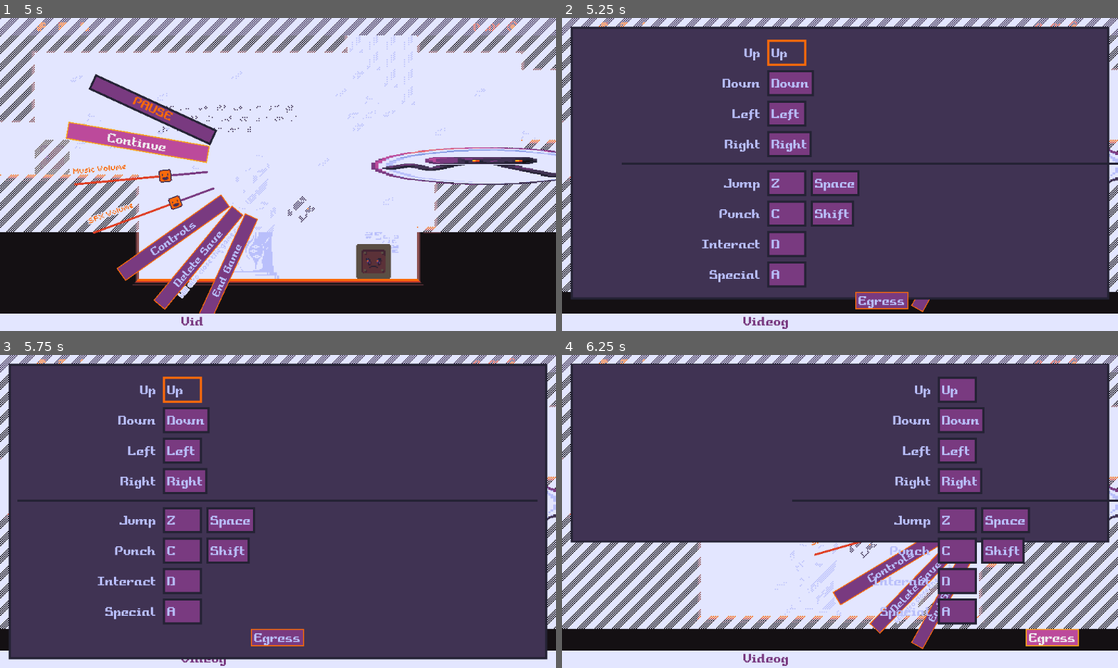
Above: before the commit, frames 1-4 (two rows, left to right).
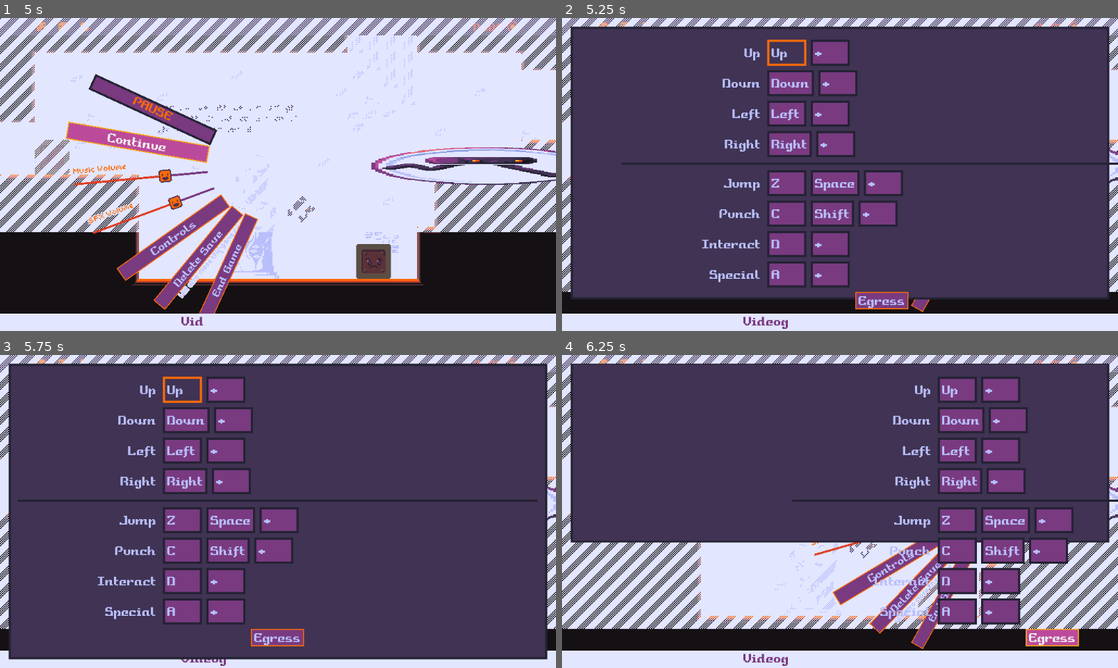
Above: after the commit, the same moments.

Repository: yokcos/omnigon
Game: Godot game, scene res://ui/intro.tscn
Two runs of this game, one before a commit and one after it. Both use one fixed random seed, a clock stepped at 60 frames per second and the inputs below.
Inputs (mouse positions are in pixels of both pictures, inside the frame that each line leads up to):
- Up to frame 1 (5 s): tap Enter (ui_accept) at 0.5, 1.25, 1.55, 2, 4.55 s; move the mouse to (400, 158) at 0.52 s; hold D (interact) 0.53-1.28 s; hold Right (move_right) 0.53-2.03 s; click (400, 158) at 0.67 s; tap Z (jump) at 0.77, 1.52, 3.02, 4.52 s; tap A (shift) at 0.8, 1.35, 3.05 s; move the mouse to (166, 190) at 1.27 s; click (166, 190) at 1.42 s; move the mouse to (333, 105) at 2.02 s; hold Left (move_left) 2.03-2.78 s; hold Enter (ui_accept) 2.03-2.78 s; click (333, 105) at 2.17 s; tap D (interact) at 2.3 s; move the mouse to (250, 237) at 2.77 s; hold Right (move_right) 2.78-3.5 s; tap C (attack) at 2.85 s; click (250, 237) at 2.92 s; click "Oh okay" at 3.5 s; move the mouse to (444, 221) at 4.27 s; hold Right (move_right) from 4.28 s (still down); hold D (interact) from 4.28 s (still down); click (444, 221) at 4.42 s; tap Escape (ui_cancel) at 4.9 s
- Up to frame 2 (5.25 s): release Right (move_right) at 5 s; release D (interact) at 5 s; click "End Game" at 5 s
- Up to frame 3 (5.75 s): no input
- Up to frame 4 (6.25 s): click "Egress" at 5.75 s

Frame 1 is identical in both runs. In frame 2, 4.5% of the frame differs, in the area x 44-62%, y 6-86%; in frame 3, 4.5%; in frame 4, 4.6%, in the area x 75-92%, y 6-87%.

Commit message:
controls are now rebindable in a better way

Diff:
--- a/project.godot
+++ b/project.godot
@@ -248,6 +248,11 @@
 "events": [ Object(InputEventKey,"resource_local_to_scene":false,"resource_name":"","device":0,"alt":false,"shift":false,"control":false,"meta":false,"command":false,"pressed":false,"scancode":16777218,"physical_scancode":0,"unicode":0,"echo":false,"script":null)
  ]
 }
+ui_backspace={
+"deadzone": 0.5,
+"events": [ Object(InputEventKey,"resource_local_to_scene":false,"resource_name":"","device":0,"alt":false,"shift":false,"control":false,"meta":false,"command":false,"pressed":false,"scancode":16777220,"physical_scancode":0,"unicode":0,"echo":false,"script":null)
+ ]
+}
 
 [layer_names]
 
--- a/ui/controls/control_input.gd
+++ b/ui/controls/control_input.gd
@@ -10,6 +10,12 @@
 var pan_selected = preload("res://misc/selected_panel.tres")
 var pan_unselected = preload("res://misc/unselected_panel.tres")
 
+var txt_normal = "ESC to cancel, BACKSPACE to remove"
+var txt_limited = "ESC to cancel"
+
+
+signal created
+
 
 func _ready() -> void:
 	connect("focus_exited", self, "_on_focus_lost")
@@ -20,16 +26,22 @@
 		if selecting:
 			if event.is_action_pressed("ui_cancel"):
 				unselect()
-			if event is InputEventKey and event.pressed:
+			elif event.is_action_pressed("ui_backspace") and input and count_inputs() > 1:
+				inject_into_action(null)
+				queue_free()
+			elif event is InputEventKey and event.pressed:
+				if input == null:
+					emit_signal("created")
 				inject_into_action(event)
 				set_input(event)
 				unselect()
 		else:
 			if event.is_action_pressed("ui_accept"):
 				select()
-			if event is InputEventMouseButton and had_focus:
-				if event.button_index == BUTTON_LEFT and event.pressed:
-					select()
+
+	if event is InputEventMouseButton and event.pressed and event.button_index == BUTTON_LEFT:
+		if event.button_index == BUTTON_LEFT and event.pressed:
+			select()
 
 	had_focus = has_focus()
 
@@ -45,7 +57,8 @@
 		for i in range(pos, inputs.size()):
 			InputMap.action_erase_event(action, inputs[i])
 
-		InputMap.action_add_event(action, event)
+		if event:
+			InputMap.action_add_event(action, event)
 
 		for i in range(pos+1, inputs.size()):
 			InputMap.action_add_event(action, inputs[i])
@@ -55,20 +68,39 @@
 func unselect():
 	selecting = false
 	set_input(input)
+	$cover.hide()
 
 func select():
+	if input and count_inputs() > 1:
+		$cover/guide.text = txt_normal
+	else:
+		$cover/guide.text = txt_limited
+
 	selecting = true
-	$text.text = "PRESS!"
+	set_text( "PRESS!" )
+	$cover.show()
+
+func set_text(what: String):
+	$text.text = what
 
 func get_text():
 	return $text.text
 
 
+func count_inputs() -> int:
+	var inputs: Array = []
+	for i in InputMap.get_action_list(action):
+		if i is InputEventKey:
+			inputs.append(i)
+	return inputs.size()
+
 func set_input(what: InputEvent):
 	input = what
 
-	if what is InputEventKey:
-		$text.text = OS.get_scancode_string(what.scancode)
+	if what == null:
+		set_text("+")
+	elif what is InputEventKey:
+		set_text( OS.get_scancode_string(what.scancode) )
 
 func _on_focus_grabbed():
 	add_stylebox_override("panel", pan_selected)
--- a/ui/controls/control_input.tscn
+++ b/ui/controls/control_input.tscn
@@ -1,6 +1,7 @@
-[gd_scene load_steps=3 format=2]
+[gd_scene load_steps=4 format=2]
 
 [ext_resource path="res://ui/controls/control_input.gd" type="Script" id=1]
+[ext_resource path="res://misc/fnt_tiny_outline.tres" type="DynamicFont" id=2]
 
 [sub_resource type="StyleBoxFlat" id=1]
 bg_color = Color( 0.47451, 0.227451, 0.501961, 1 )
@@ -26,3 +27,25 @@
 margin_right = 30.0
 margin_bottom = 19.0
 focus_mode = 1
+
+[node name="cover" type="Control" parent="."]
+visible = false
+margin_left = 2.0
+margin_top = 2.0
+margin_right = 30.0
+margin_bottom = 22.0
+
+[node name="guide" type="Label" parent="cover"]
+anchor_left = 0.5
+anchor_right = 0.5
+margin_left = -88.0
+margin_top = -18.0
+margin_right = 80.0
+margin_bottom = -2.0
+grow_horizontal = 2
+custom_colors/font_color = Color( 0.980392, 0.415686, 0.0392157, 1 )
+custom_colors/font_outline_modulate = Color( 0.25098, 0.2, 0.32549, 1 )
+custom_fonts/font = ExtResource( 2 )
+text = "ESC to cancel, BACKSPACE to remove"
+align = 1
+valign = 1
--- a/ui/controls/control_list.gd
+++ b/ui/controls/control_list.gd
@@ -4,6 +4,9 @@
 export var action : String = "" setget set_action
 
 const obj_button = preload("res://ui/controls/control_input.tscn")
+
+
+signal list_changed
 
 
 func _ready() -> void:
@@ -18,10 +21,27 @@
 	new_label.rect_min_size.x = 128
 	add_child(new_label)
 
-func cull_list():
+func add_extra_button():
+	var new_button = obj_button.instance()
+
+	new_button.action = action
+	new_button.position = InputMap.get_action_list(action).size()
+	new_button.set_text("+")
+	new_button.connect("created", self, "_on_button_created")
+	new_button.connect("tree_exited", self, "_on_button_slain")
+
+	add_child(new_button)
+
+func rejiggle_list():
+	var items: Array = []
+
 	for i in get_children():
-		if i is Button:
-			i.queue_free()
+		if i is PanelContainer:
+			items.append(i)
+
+	for i in range(items.size()):
+		var this_item = items[i]
+		this_item.position = i
 
 func populate_list():
 	var actions = InputMap.get_action_list(action)
@@ -35,9 +55,23 @@
 			new_button.action = action
 			new_button.input = current_input
 			new_button.position = i
+			new_button.connect("created", self, "_on_button_created")
+			new_button.connect("tree_exited", self, "_on_button_slain")
 
 			add_child(new_button)
+
+	add_extra_button()
 
 
 func set_action(what: String):
 	action = what
+
+func _on_button_created():
+	add_extra_button()
+	emit_signal("list_changed")
+
+func _on_button_slain():
+	if is_inside_tree():
+		rejiggle_list()
+		emit_signal("list_changed")
+		get_children()[1].grab_focus()
--- a/ui/controls/controls.gd
+++ b/ui/controls/controls.gd
@@ -2,6 +2,7 @@
 
 
 var animation_duration = 0.5
+var items = []
 
 
 func _ready() -> void:
@@ -9,11 +10,25 @@
 
 	connect_buttons()
 	arrive_animation()
+	catalogue_controls()
 
-func _input(event: InputEvent) -> void:
+	for i in $list.get_children():
+		if i is HBoxContainer:
+			i.connect("list_changed", self, "_on_list_changed")
+
+func _unhandled_input(event: InputEvent) -> void:
 	if event.is_action_pressed("ui_cancel"):
 		depart_animation()
 
+
+func catalogue_controls():
+	items = []
+
+	for list in $list.get_children():
+		if list is HBoxContainer:
+			for item in list.get_children():
+				if item is PanelContainer:
+					items.append(item)
 
 func get_connectable(what: Control):
 	if what is HBoxContainer:
@@ -35,13 +50,26 @@
 		var prev_control: Control = controllses[prev_index]
 
 		if this_control is HBoxContainer:
+			var these_items: Array = []
+
 			for this_item in this_control.get_children():
 				if this_item is PanelContainer:
-					this_item.focus_neighbour_bottom = this_item.get_path_to(get_connectable(next_control))
-					this_item.focus_next = this_item.get_path_to(get_connectable(next_control))
+					these_items.append(this_item)
 
-					this_item.focus_neighbour_top = this_item.get_path_to(get_connectable(prev_control))
-					this_item.focus_previous = this_item.get_path_to(get_connectable(prev_control))
+			for j in range( these_items.size() ):
+				var this_item: PanelContainer = these_items[j]
+				var next_item: PanelContainer = these_items[posmod(j+1, these_items.size())]
+				var prev_item: PanelContainer = these_items[posmod(j-1, these_items.size())]
+
+				this_item.focus_neighbour_bottom = this_item.get_path_to(get_connectable(next_control))
+				this_item.focus_next = this_item.get_path_to(get_connectable(next_control))
+
+				this_item.focus_neighbour_top = this_item.get_path_to(get_connectable(prev_control))
+				this_item.focus_previous = this_item.get_path_to(get_connectable(prev_control))
+
+				this_item.focus_neighbour_right = this_item.get_path_to(next_item)
+				this_item.focus_neighbour_left  = this_item.get_path_to(prev_item)
+
 		if this_control is Button:
 			this_control.focus_neighbour_bottom = this_control.get_path_to(get_connectable(next_control))
 			this_control.focus_next = this_control.get_path_to(get_connectable(next_control))
@@ -72,3 +100,7 @@
 
 func _on_depart_animation_concluded():
 	queue_free()
+
+func _on_list_changed():
+	connect_buttons()
+	catalogue_controls()
--- a/ui/hat_announcement.gd
+++ b/ui/hat_announcement.gd
@@ -5,7 +5,7 @@
 
 
 func _ready():
-	$panel/bac/instruction.text = "You may switch hats in\ntimes of rejuvination\nPress '%s' to grab" % Game.get_input_string("interact")
+	$panel/bac/instruction.text = "You may switch hats in\ntimes of rejuvenation\nPress '%s' to grab" % Game.get_input_string("interact")
 
 func set_hat(what: Hat):
 	hat = what
--- a/ui/main_menu.tscn
+++ b/ui/main_menu.tscn
@@ -178,42 +178,42 @@
 margin_left = 64.0
 margin_top = 32.0
 margin_right = 192.0
-margin_bottom = 256.0
+margin_bottom = -32.0
 alignment = 1
 
 [node name="title" type="TextureRect" parent="column"]
-margin_top = 52.0
-margin_right = 128.0
-margin_bottom = 84.0
+margin_top = 196.0
+margin_right = 128.0
+margin_bottom = 228.0
 texture = ExtResource( 2 )
 
 [node name="begin" type="Button" parent="column"]
-margin_top = 88.0
-margin_right = 128.0
-margin_bottom = 104.0
+margin_top = 232.0
+margin_right = 128.0
+margin_bottom = 248.0
 text = "PLAY THE GAME"
 
 [node name="options" type="Button" parent="column"]
-margin_top = 108.0
-margin_right = 128.0
-margin_bottom = 124.0
+margin_top = 252.0
+margin_right = 128.0
+margin_bottom = 268.0
 text = "CONFIGURATE"
 
 [node name="quit" type="Button" parent="column"]
-margin_top = 128.0
-margin_right = 128.0
-margin_bottom = 144.0
+margin_top = 272.0
+margin_right = 128.0
+margin_bottom = 288.0
 text = "EGRESS"
 
 [node name="divider" type="HSeparator" parent="column"]
-margin_top = 148.0
-margin_right = 128.0
-margin_bottom = 152.0
+margin_top = 292.0
+margin_right = 128.0
+margin_bottom = 296.0
 
 [node name="links" type="HBoxContainer" parent="column"]
-margin_top = 156.0
-margin_right = 128.0
-margin_bottom = 172.0
+margin_top = 300.0
+margin_right = 128.0
+margin_bottom = 316.0
 
 [node name="link_yokcos" type="TextureButton" parent="column/links"]
 margin_right = 16.0
